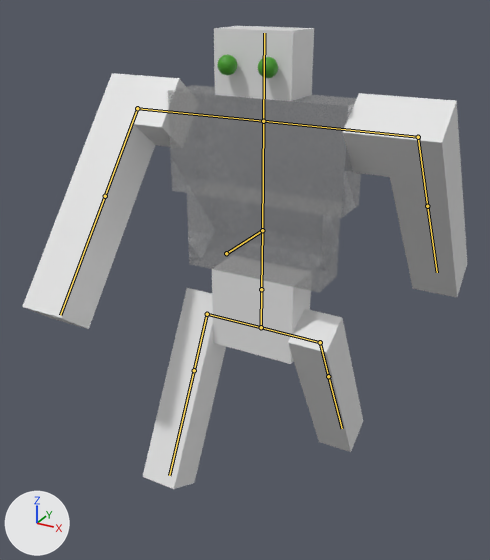
Two versions of the Blender file MODEL/Player/アニメーションの設定/Player.blend, one commit apart.
Rendered twice from a 50 mm lens placed at (6.73, -13.04, 6.47), pointed at (-0.32, -0.22, 0.07). Lighting does not change. The marker at lower left points along +X, +Y and +Z. Both versions are drawn at frame 16 of the action 'Walk'; the numbers are the values there. The bones that bend it are drawn over the model as lines.

Names of what the first picture shows: 'Body', 'Heart'.
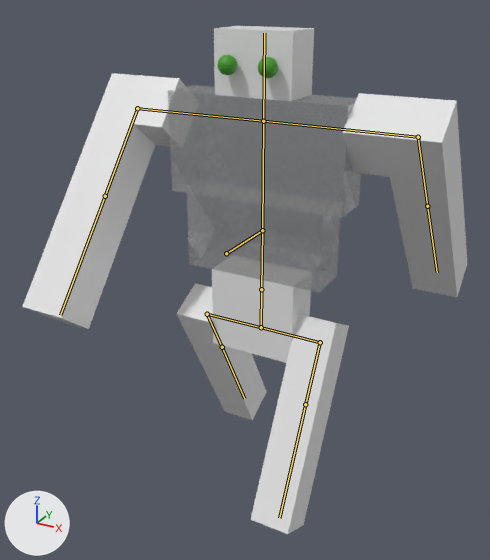
What differs and where, as boxes [x1, y1, x2, y2] in the pictures (490 x 560 px):
'Body', posed (10% taller)
    before: [22, 26, 467, 489]
    after: [22, 26, 467, 534]
bone 'Leg.L', root to tip
    before: (320, 342) to (328, 376)
    after: (320, 342) to (305, 404)
bone 'Leg.R', root to tip
    before: (207, 314) to (194, 370)
    after: (207, 314) to (222, 347)

What the commit changed:
Bone 'Leg.L' (bone_leg_l) turns from (28, 0, 0) to (-28, 0, 0) degrees about its own x, y and z.
Bone 'Leg.R' (bone_leg_r) turns from (-28, 0, 0) to (28, 0, 0) degrees about its own x, y and z.
